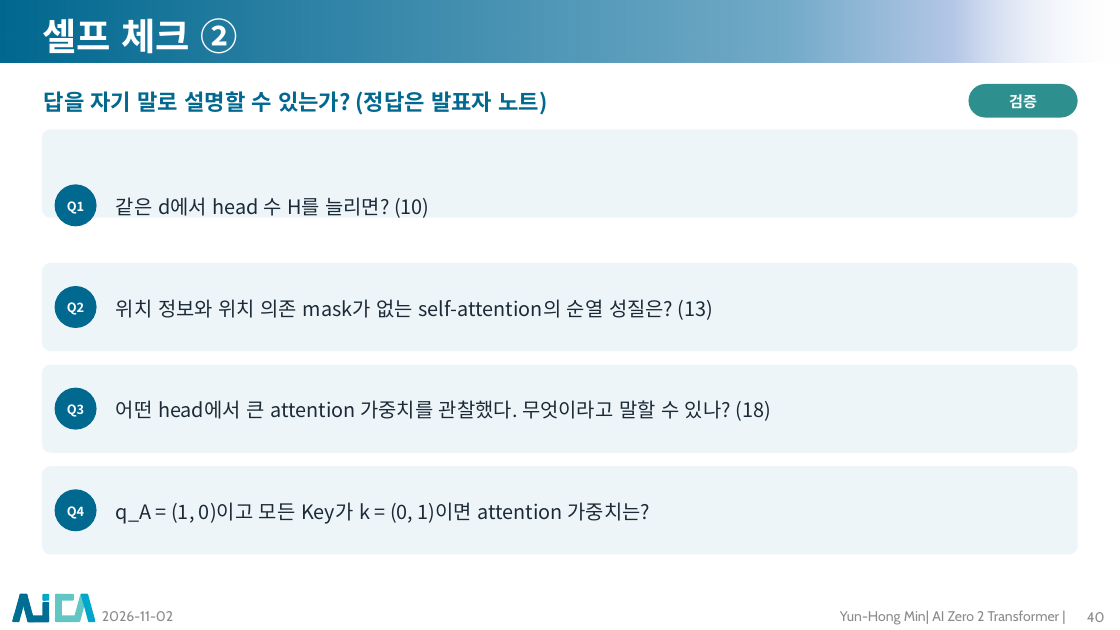
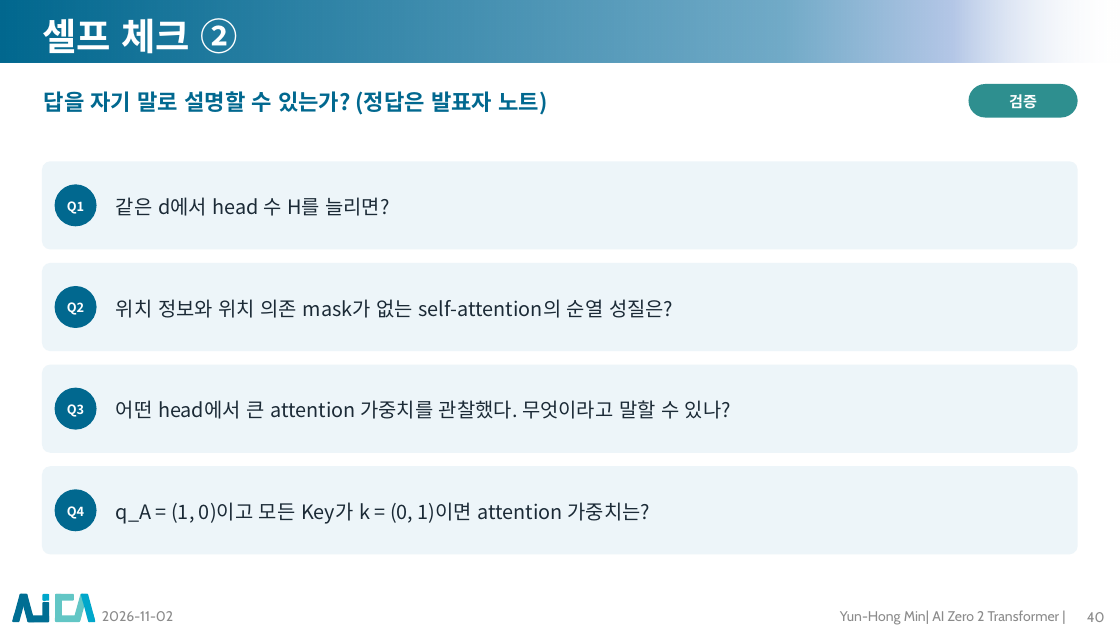
Before and after one commit to myunhh/AI-Zero-2-Transformers, a slide deck: slide 40 of lectures/week05_attention.pptx. Drawn at 1120x630 pixels with LibreOffice and Linux fonts; fonts in the diff are those of the drawing; background and template pictures are left out. Boxes give left, top, right and bottom in pixels: in the first picture for what was removed or moved away, otherwise in the second. Text is boxed around its words. In the diff, an @@ line names an element or a change of style, - is before the commit and + after.

```diff
--- a/lectures/week05_attention.pptx
+++ b/lectures/week05_attention.pptx
@@ rounded rectangle: place and size @@
-rounded rectangle at bbox=[42, 129, 1078, 218]
+rounded rectangle at bbox=[42, 161, 1078, 250]
@@ text at bbox=[116, 197, 389, 216]: text changed @@
-같은 d에서 head 수 H를 늘리면? (10)
+같은 d에서 head 수 H를 늘리면?
@@ text at bbox=[116, 299, 673, 318]: text changed @@
-위치 정보와 위치 의존 mask가 없는 self-attention의 순열 성질은? (13)
+위치 정보와 위치 의존 mask가 없는 self-attention의 순열 성질은?
@@ text at bbox=[116, 400, 731, 419]: text changed @@
-어떤 head에서 큰 attention 가중치를 관찰했다. 무엇이라고 말할 수 있나? (18)
+어떤 head에서 큰 attention 가중치를 관찰했다. 무엇이라고 말할 수 있나?
```
Also in this commit, not shown: 32 other slides changed, 12 other files.
